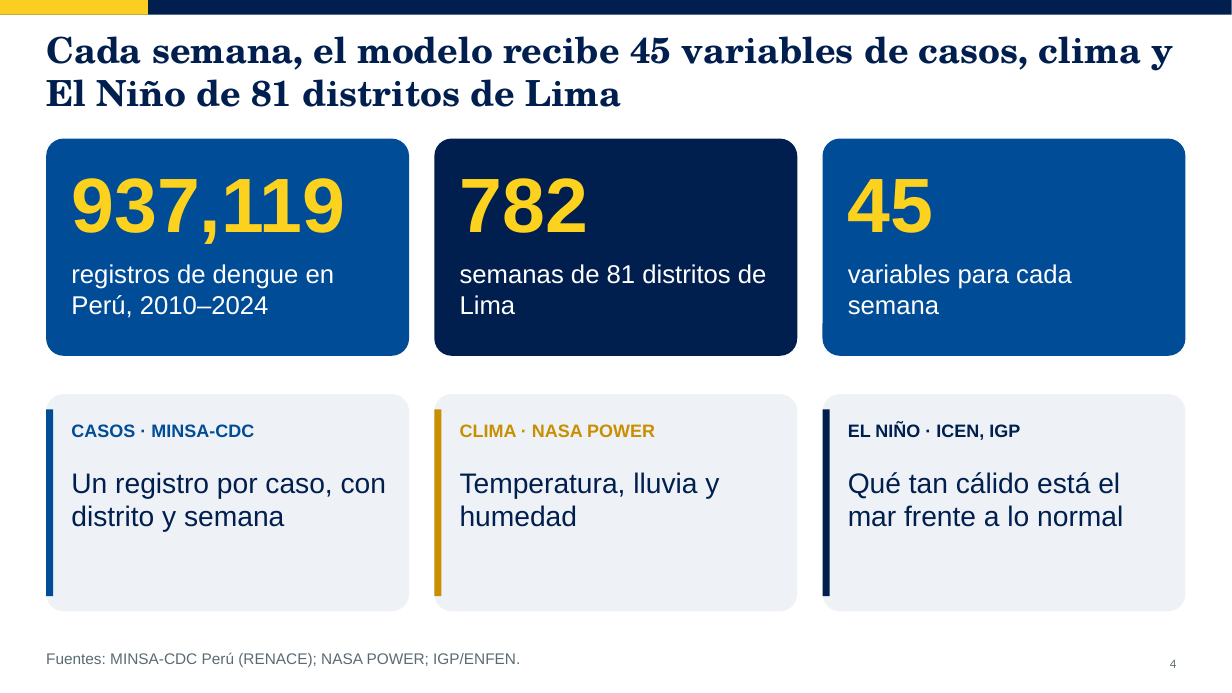
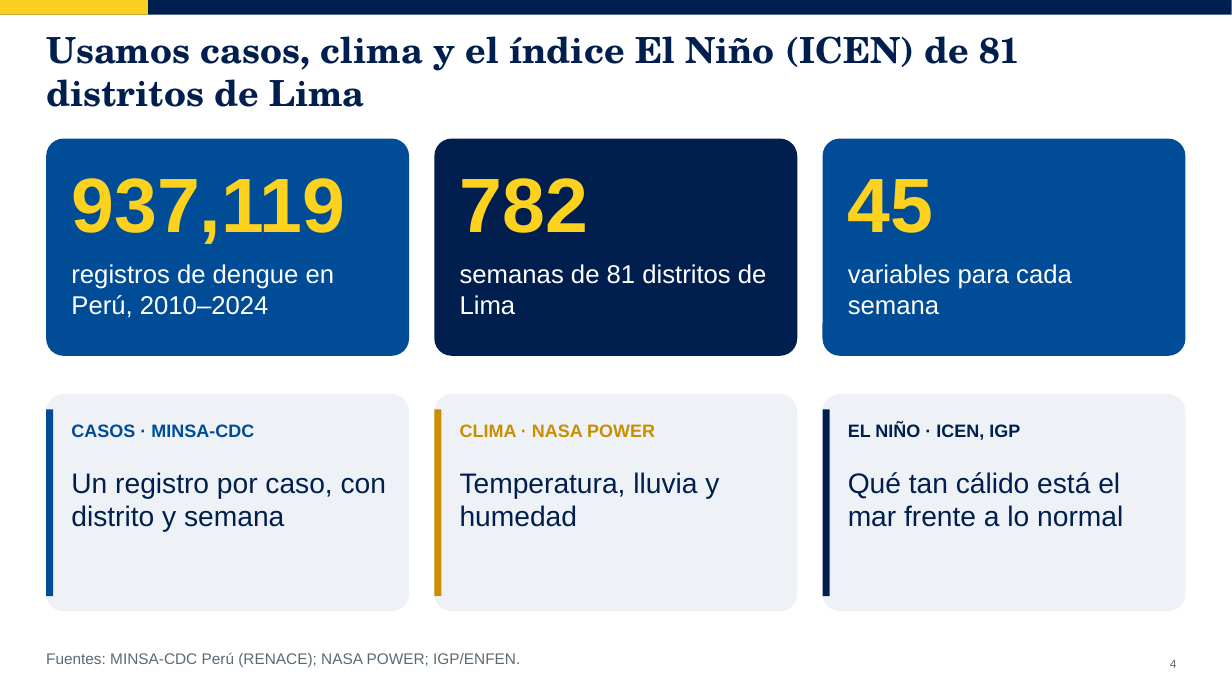
Before and after one commit to AlonsoGA/Proyecto-IA-Aplicada-Grupo-1, a slide deck: slide 4 of presentacion/presentacion_final.pptx. Drawn at 1232x693 pixels with LibreOffice and Linux fonts; fonts in the diff are those of the drawing. Boxes give left, top, right and bottom in pixels: in the first picture for what was removed or moved away, otherwise in the second. Text is boxed around its words. In the diff, an @@ line names an element or a change of style, - is before the commit and + after.

Commit message:
docs(presentation): merge Alonso's ablation changes
Rebuild deck with Colab ablation figures and new wording; keep district map slide. Add build scripts and images.

```diff
--- a/presentacion/presentacion_final.pptx
+++ b/presentacion/presentacion_final.pptx
@@ title at (46, 36, 1020, 107): text changed @@
-Cada semana, el modelo recibe 45 variables de casos, clima y El Niño de 81 distritos de Lima
+Usamos casos, clima y el índice El Niño (ICEN) de 81 distritos de Lima
```
Also in this commit, not shown: 2 other slides changed, 23 other files.
